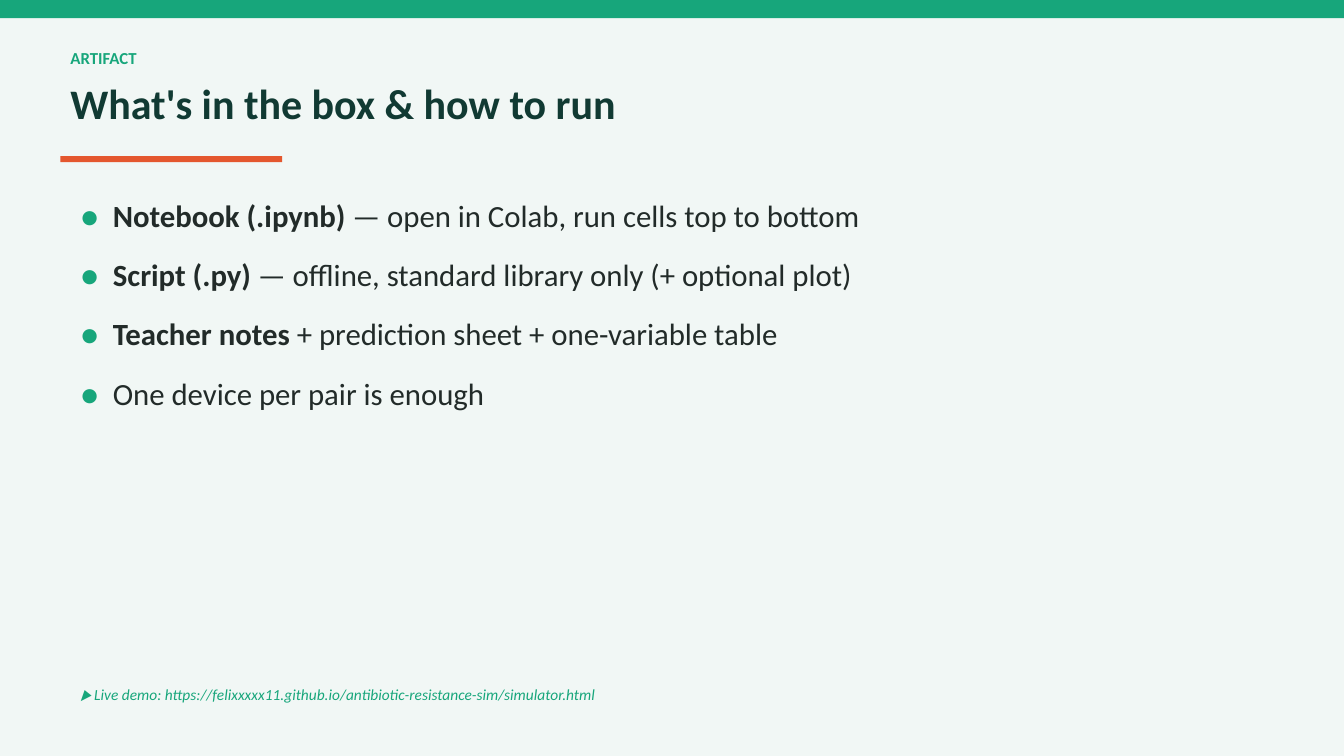
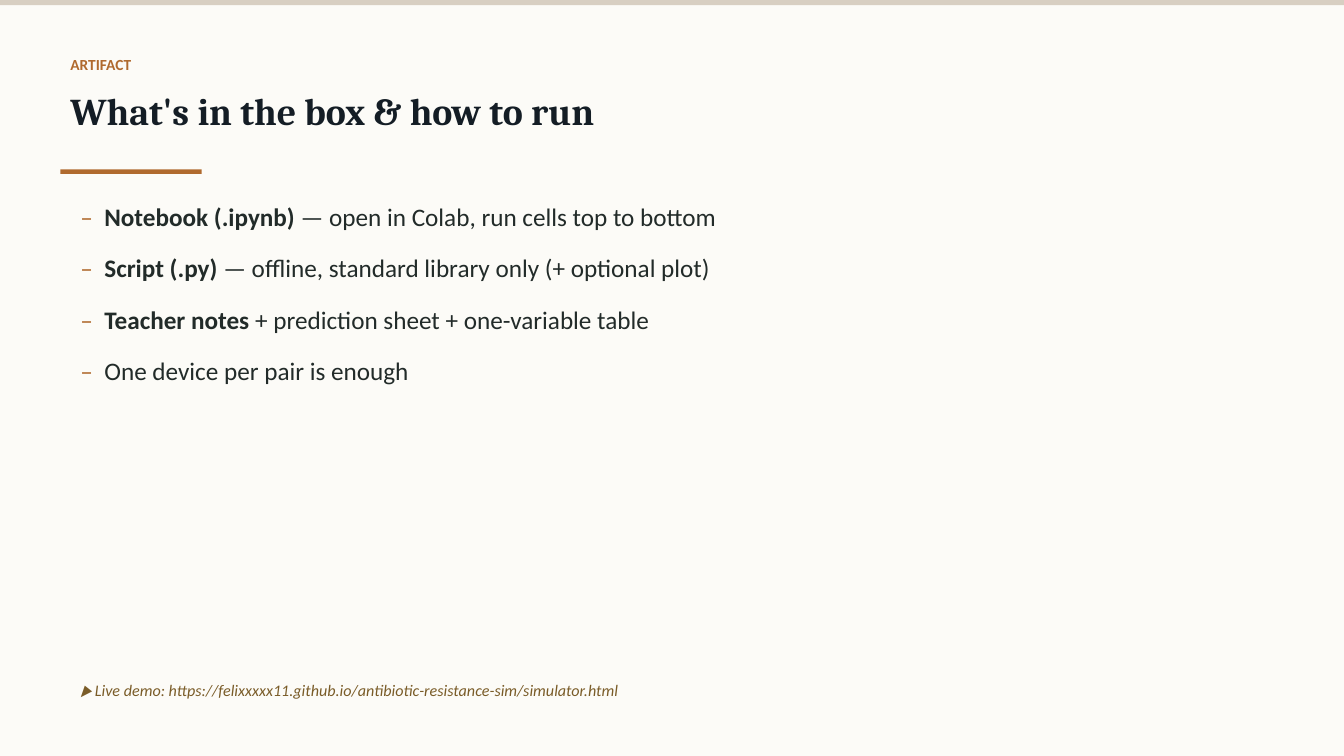
Before and after one commit to felixxxxx11/antibiotic-resistance-sim, a slide deck: slide 12 of INT6064 Individual Module - Slides - WUPENGHUI.pptx. Drawn at 1344x756 pixels with LibreOffice and Linux fonts; fonts in the diff are those of the drawing. Boxes give left, top, right and bottom in pixels: in the first picture for what was removed or moved away, otherwise in the second. Text is boxed around its words. In the diff, an @@ line names an element or a change of style, - is before the commit and + after.

Commit message:
Restyle deck (warm academic palette) and unify document text colors

```diff
--- a/INT6064 Individual Module - Slides - WUPENGHUI.pptx
+++ b/INT6064 Individual Module - Slides - WUPENGHUI.pptx
@@ rectangle at (x1=0, y1=0, x2=1344, y2=756): fill #F1F7F5 to #FCFBF7 @@
@@ rectangle resized from (x1=0, y1=0, x2=1344, y2=18) to (x1=0, y1=0, x2=1344, y2=5) @@
@@ rectangle at (x1=0, y1=0, x2=1344, y2=5): fill #17A67B to #D8CFC2 @@
@@ text "ARTIFACT" moved from (x1=70, y1=53, x2=136, y2=64) to (x1=70, y1=60, x2=131, y2=70) @@
@@ text "ARTIFACT" at (x1=70, y1=60, x2=131, y2=70): size 12 to 11 pt, text colour #17A67B to #B06A2E; more space between paragraphs @@
@@ text "What's in the box & ..." moved from (x1=70, y1=89, x2=616, y2=120) to (x1=70, y1=98, x2=594, y2=126) @@
@@ text "What's in the box & ..." at (x1=70, y1=98, x2=594, y2=126): size 30 to 27 pt, font Calibri to Cambria, text colour #113A33 to #141D25 @@
@@ rectangle resized from (x1=60, y1=156, x2=282, y2=162) to (x1=60, y1=169, x2=202, y2=173) @@
@@ rectangle at (x1=60, y1=169, x2=202, y2=173): fill #E4572E to #B06A2E @@
@@ text at (x1=104, y1=207, x2=716, y2=385): text changed; size 22 to 18 pt @@
-● Notebook (.ipynb) — open in Colab, run cells top to bottom
-● Script (.py) — offline, standard library only (+ optional plot)
-● Teacher notes + prediction sheet + one-variable table
-● One device per pair is enough
+– Notebook (.ipynb) — open in Colab, run cells top to bottom
+– Script (.py) — offline, standard library only (+ optional plot)
+– Teacher notes + prediction sheet + one-variable table
+– One device per pair is enough
@@ text "▶ Live demo: https://felixxxxx11.github.io/antibiotic-resist ..." at (x1=95, y1=685, x2=618, y2=699): size 11 to 11.5 pt, text colour #17A67B to #7A5C28 @@
```
Also in this commit, not shown: 12 other slides changed, 6 other files.
